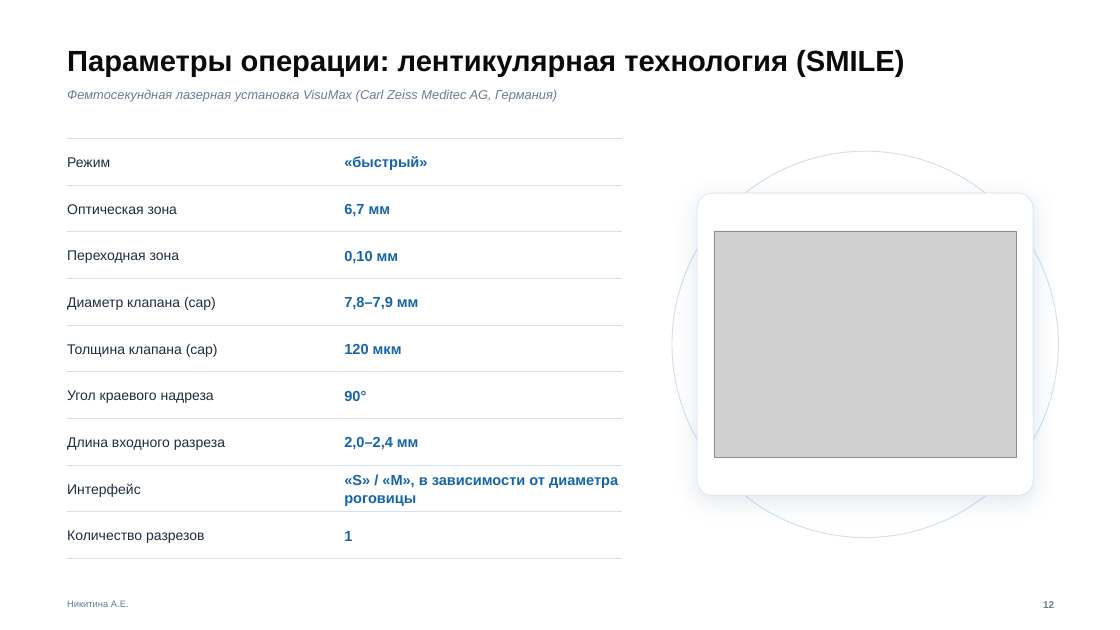
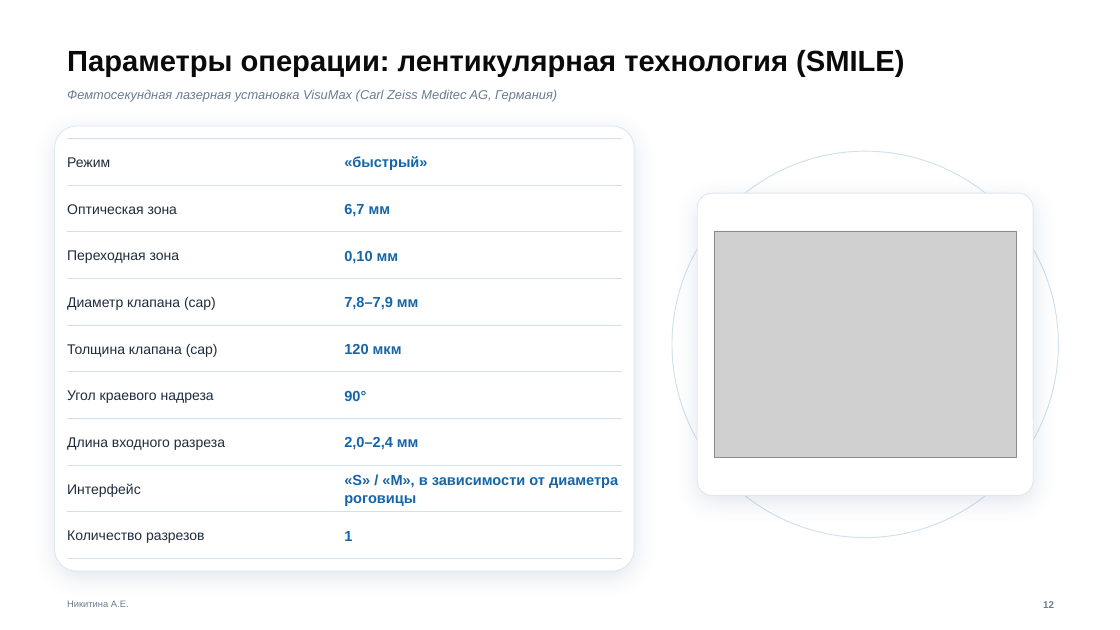
Before and after one commit to anastasianik2403-source/Mixed-astigmatism-calculator, a slide deck: slide 12 of presentations/Template1_Blue-Modern.pptx. Drawn at 1120x630 pixels with LibreOffice and Linux fonts; fonts in the diff are those of the drawing; grey boxes stand for pictures; background and template pictures are left out. Boxes give left, top, right and bottom in pixels: in the first picture for what was removed or moved away, otherwise in the second. Text is boxed around its words. In the diff, an @@ line names an element or a change of style, - is before the commit and + after.

```diff
--- a/presentations/Template1_Blue-Modern.pptx
+++ b/presentations/Template1_Blue-Modern.pptx
@@ rounded rectangle added at (55, 126, 634, 571), fill #FFFFFF, outline #DCE7F2 0.75 pt @@
```
Also in this commit, not shown: 12 other slides changed, 8 other files.
